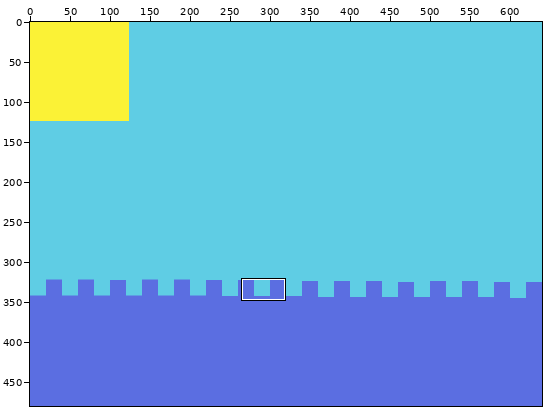
A pixel-art file gets an edit: GSM_RHYTHM/Image/Game/UI.aseprite. Above, an overview of the earlier version with the close-up marked.
Close-up. Earlier state:
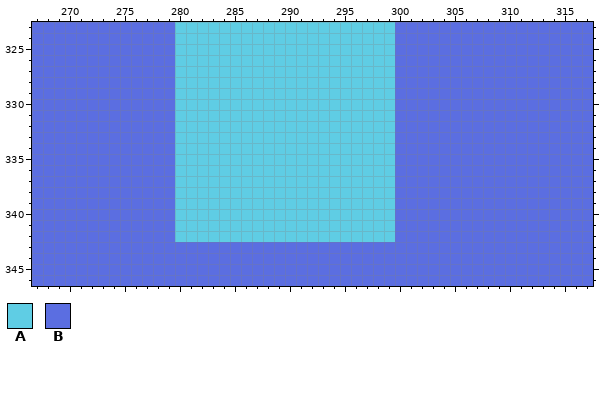
640x480 pixels, 1 frame. Colours within 5 levels of each other are drawn and written as one. Shown: x 267..317, y 323..346. The commit also changed other parts of the picture, which this record leaves out.
Palette (. is transparent): A #5fcde4  B #5b6ee1
Pixels before, first column x 267:
323 BBBBBBBBBBBBBAAAAAAAAAAAAAAAAAAAABBBBBBBBBBBBBBBBBB
324 BBBBBBBBBBBBBAAAAAAAAAAAAAAAAAAAABBBBBBBBBBBBBBBBBB
325 BBBBBBBBBBBBBAAAAAAAAAAAAAAAAAAAABBBBBBBBBBBBBBBBBB
326 BBBBBBBBBBBBBAAAAAAAAAAAAAAAAAAAABBBBBBBBBBBBBBBBBB
327 BBBBBBBBBBBBBAAAAAAAAAAAAAAAAAAAABBBBBBBBBBBBBBBBBB
328 BBBBBBBBBBBBBAAAAAAAAAAAAAAAAAAAABBBBBBBBBBBBBBBBBB
329 BBBBBBBBBBBBBAAAAAAAAAAAAAAAAAAAABBBBBBBBBBBBBBBBBB
330 BBBBBBBBBBBBBAAAAAAAAAAAAAAAAAAAABBBBBBBBBBBBBBBBBB
331 BBBBBBBBBBBBBAAAAAAAAAAAAAAAAAAAABBBBBBBBBBBBBBBBBB
332 BBBBBBBBBBBBBAAAAAAAAAAAAAAAAAAAABBBBBBBBBBBBBBBBBB
333 BBBBBBBBBBBBBAAAAAAAAAAAAAAAAAAAABBBBBBBBBBBBBBBBBB
334 BBBBBBBBBBBBBAAAAAAAAAAAAAAAAAAAABBBBBBBBBBBBBBBBBB
335 BBBBBBBBBBBBBAAAAAAAAAAAAAAAAAAAABBBBBBBBBBBBBBBBBB
336 BBBBBBBBBBBBBAAAAAAAAAAAAAAAAAAAABBBBBBBBBBBBBBBBBB
337 BBBBBBBBBBBBBAAAAAAAAAAAAAAAAAAAABBBBBBBBBBBBBBBBBB
338 BBBBBBBBBBBBBAAAAAAAAAAAAAAAAAAAABBBBBBBBBBBBBBBBBB
339 BBBBBBBBBBBBBAAAAAAAAAAAAAAAAAAAABBBBBBBBBBBBBBBBBB
340 BBBBBBBBBBBBBAAAAAAAAAAAAAAAAAAAABBBBBBBBBBBBBBBBBB
341 BBBBBBBBBBBBBAAAAAAAAAAAAAAAAAAAABBBBBBBBBBBBBBBBBB
342 BBBBBBBBBBBBBAAAAAAAAAAAAAAAAAAAABBBBBBBBBBBBBBBBBB
343 BBBBBBBBBBBBBBBBBBBBBBBBBBBBBBBBBBBBBBBBBBBBBBBBBBB
344 BBBBBBBBBBBBBBBBBBBBBBBBBBBBBBBBBBBBBBBBBBBBBBBBBBB
345 BBBBBBBBBBBBBBBBBBBBBBBBBBBBBBBBBBBBBBBBBBBBBBBBBBB
346 BBBBBBBBBBBBBBBBBBBBBBBBBBBBBBBBBBBBBBBBBBBBBBBBBBB
After the commit:
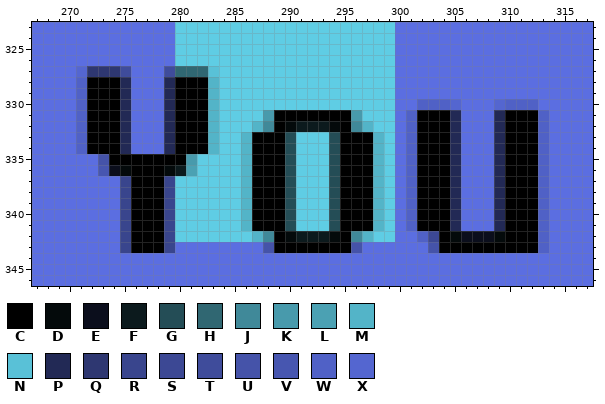
Colours new in this view: C #000000  D #040a0b  E #0b0e1c  F #0c1a1d  G #244d56  H #306772  J #408999  K #489aac  L #4ba1b3  M #53b4c8  N #59c1d7  P #222955  Q #2e3771  R #39458d  S #3c4894  T #3f4c9b  U #4553a9  V #4756b0  W #5061c6  X #5466d0
What changed:
layer "Layer 11" added
Layer "Layer 11":
y 327: x 271..275 BBBBB -> XQQQT; x 279..283 BAAAA -> THHHN
y 328..329: x 271..275 BBBBB -> WCCCP; x 279..283 BAAAA -> PCCCM
y 330: x 271..275 BBBBB -> WCCCP; x 279..283 BAAAA -> PCCCM; x 302..305 BBBB -> WWWX; x 309..312 BBBB -> XWWW
y 331: x 271..275 BBBBB -> WCCCP; x 279..283 BAAAA -> PCCCM; x 288..296 AAAAAAAAA -> KCCCCCCCK; x 301..305 BBBBB -> WCCCP; x 309..313 BBBBB -> PCCCW
y 332: x 271..275 BBBBB -> WCCCP; x 279..283 BAAAA -> PCCCM; x 287..297 AAAAAAAAAAA -> MJCDFFFDCJM; x 301..305 BBBBB -> WCCCP; x 309..313 BBBBB -> PCCCW
y 333..334: x 271..275 BBBBB -> WCCCP; x 279..283 BAAAA -> PCCCM; x 286..290 AAAAA -> MCCCG; x 294..298 AAAAA -> GCCCM; x 301..305 BBBBB -> WCCCP; x 309..313 BBBBB -> PCCCW
y 335: x 273..281 BBBBBBBAA -> UCCCCCCCK; x 286..290 AAAAA -> MCCCG; x 294..298 AAAAA -> GCCCM; x 301..305 BBBBB -> WCCCP; x 309..313 BBBBB -> PCCCW
y 336: x 273..281 BBBBBBBAA -> VEDCCCDFL; x 286..290 AAAAA -> MCCCG; x 294..298 AAAAA -> GCCCM; x 301..305 BBBBB -> WCCCP; x 309..313 BBBBB -> PCCCW
y 337..341: x 275..279 BBBBB -> RCCCR; x 286..290 AAAAA -> MCCCG; x 294..298 AAAAA -> GCCCM; x 301..305 BBBBB -> WCCCP; x 309..313 BBBBB -> PCCCW
y 342: x 275..279 BBBBB -> RCCCR; x 287..297 AAAAAAAAAAA -> MJCDFFFDCJM; x 302..313 BBBBBBBBBBBB -> WSCDEEEDCCCW
y 343: x 275..279 BBBBB -> RCCCR; x 288..296 BBBBBBBBB -> UCCCCCCCU; x 303..313 BBBBBBBBBBB -> UCCCCCCCCCW
Pixel boxes of the changes (left, top, right, bottom) in both close-ups:
changed: (76, 66, 549, 253)
